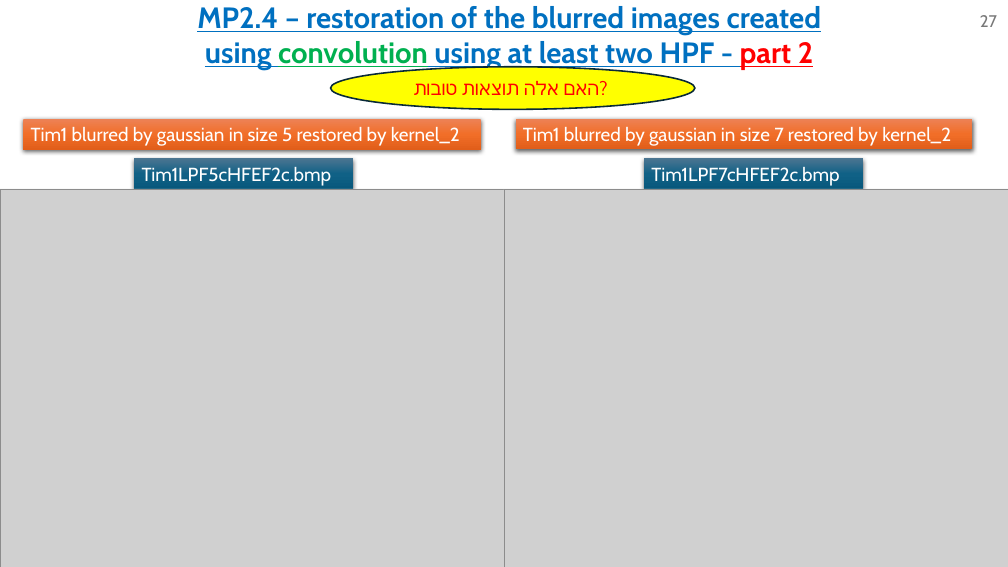
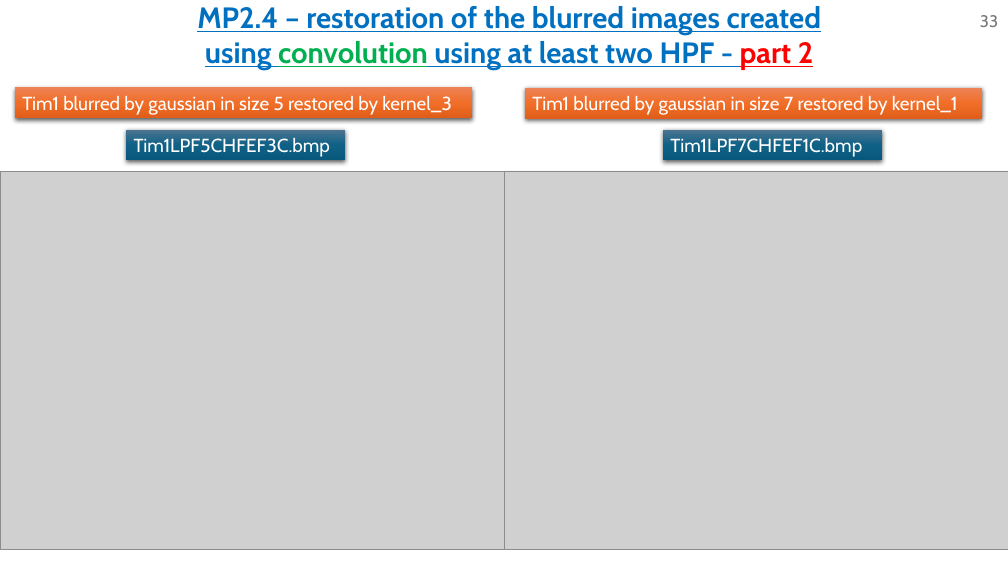
Before and after one commit to omripony/image-processing, a slide deck: slide 33 of MP2/1950-2210-7939-ImPr-IP-MP2.pptx (slide 27 before the commit). Drawn at 1008x567 pixels with LibreOffice and Linux fonts; fonts in the diff are those of the drawing; grey boxes stand for pictures. Boxes give left, top, right and bottom in pixels: in the first picture for what was removed or moved away, otherwise in the second. Text is boxed around its words. In the diff, an @@ line names an element or a change of style, - is before the commit and + after.

```diff
--- a/MP2/1950-2210-7939-ImPr-IP-MP2.pptx
+++ b/MP2/1950-2210-7939-ImPr-IP-MP2.pptx
@@ page number at [980, 15, 998, 27]: text changed @@
-27
+33
@@ rectangle "Tim1 blurred by gaussian in ...": place and size @@
-rectangle "Tim1 blurred by gaussian in ..." at [23, 119, 481, 149]
+rectangle "Tim1 blurred by gaussian in ..." at [15, 88, 473, 118]
@@ ellipse removed at [330, 67, 695, 109] @@
-האם אלה תוצאות טובות?
@@ rectangle "Tim1 blurred by gaussian in ...": place and size @@
-rectangle "Tim1 blurred by gaussian in ..." at [516, 119, 972, 149]
+rectangle "Tim1 blurred by gaussian in ..." at [526, 88, 982, 119]
@@ text in rectangle at [22, 96, 451, 115]: text changed @@
-Tim1 blurred by gaussian in size 5 restored by kernel_2
+Tim1 blurred by gaussian in size 5 restored by kernel_3
@@ text in rectangle at [532, 96, 958, 115]: text changed @@
-Tim1 blurred by gaussian in size 7 restored by kernel_2
+Tim1 blurred by gaussian in size 7 restored by kernel_1
@@ rectangle "Tim1LPF5CHFEF3C.bmp": place and size @@
-rectangle "Tim1LPF5CHFEF3C.bmp" at [134, 159, 353, 189]
+rectangle "Tim1LPF5CHFEF3C.bmp" at [126, 129, 346, 160]
@@ text in rectangle at [134, 137, 330, 157]: text changed @@
-Tim1LPF5cHFEF2c.bmp
+Tim1LPF5CHFEF3C.bmp
@@ rectangle "Tim1LPF7CHFEF1C.bmp": place and size @@
-rectangle "Tim1LPF7CHFEF1C.bmp" at [644, 159, 864, 189]
+rectangle "Tim1LPF7CHFEF1C.bmp" at [663, 129, 882, 160]
@@ text in rectangle at [670, 137, 862, 157]: text changed @@
-Tim1LPF7cHFEF2c.bmp
+Tim1LPF7CHFEF1C.bmp
@@ picture: place and size @@
-picture at [0, 189, 504, 567]
+picture at [0, 172, 504, 550]
@@ picture: place and size @@
-picture at [504, 189, 1008, 567]
+picture at [504, 171, 1008, 549]
```
Also in this commit, not shown: 28 other slides changed, 10 slides added, 12 slides removed, 11 other files.
